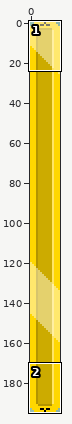
Sprite sheet: prjVenomBite/sprites/healthbarBorder_spr/layers/4730e3c6-a5a5-4f96-bc3c-9ba4aff04918/ed80b9fc-e395-4795-88f9-5047a7a02e67.png. The picture above shows the old version from afar; the outline marks the close-up.
Close-up. Before the commit:
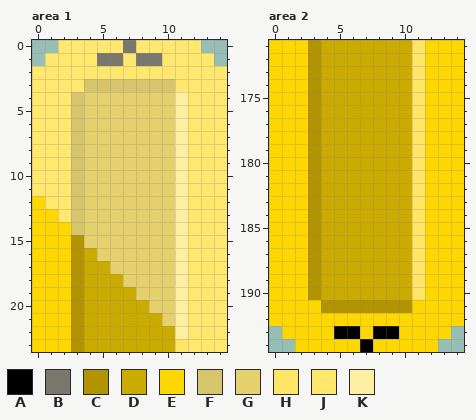
The file is 30x390 pixels, drawn in blocks of 2x2; one block is one cell here. Shown: area 1: x 0..14, y 0..23; area 2: x 0..14, y 171..194.
Palette (. is transparent): A #000000  B #7a786d  C #b29400  D #ccab00  E #ffd700  F #d6c56d  G #e4d16d  H #ffe565  J #ffe86d  K #ffefa2
Pixels before, area 1, first column x 0:
 0 ..JJJJJBJJJJJ..
 1 .JJJJBBJBBJJJJ.
 2 JJJJJJJJJJJJJJJ
 3 JJJJFFFFFFFJJJJ
 4 JJJFGGGGGGGKJJJ
 5 JJJFGGGGGGGKJJJ
 6 JJJFGGGGGGGKJJJ
 7 JJJFGGGGGGGKJJJ
 8 JJJFGGGGGGGKJJJ
 9 JJJFGGGGGGGKJJJ
10 JJJFGGGGGGGKJJJ
11 JJJFGGGGGGGKJJJ
12 EJJFGGGGGGGKJJJ
13 EEJFGGGGGGGKJJJ
14 EEEFGGGGGGGKJJJ
15 EEECGGGGGGGKJJJ
16 EEECDGGGGGGKJJJ
17 EEECDDGGGGGKJJJ
18 EEECDDDGGGGKJJJ
19 EEECDDDDGGGKJJJ
20 EEECDDDDDGGKJJJ
21 EEECDDDDDDGKJJJ
22 EEECDDDDDDDKJJJ
23 EEECDDDDDDDHJJJ
Pixels before, area 2, first column x 0:
171 EEECDDDDDDDHEEE
172 EEECDDDDDDDHEEE
173 EEECDDDDDDDHEEE
174 EEECDDDDDDDHEEE
175 EEECDDDDDDDHEEE
176 EEECDDDDDDDHEEE
177 EEECDDDDDDDHEEE
178 EEECDDDDDDDHEEE
179 EEECDDDDDDDHEEE
180 EEECDDDDDDDHEEE
181 EEECDDDDDDDHEEE
182 EEECDDDDDDDHEEE
183 EEECDDDDDDDHEEE
184 EEECDDDDDDDHEEE
185 EEECDDDDDDDHEEE
186 EEECDDDDDDDHEEE
187 EEECDDDDDDDHEEE
188 EEECDDDDDDDHEEE
189 EEECDDDDDDDHEEE
190 EEECDDDDDDDHEEE
191 EEEECCCCCCCEEEE
192 EEEEEEEEEEEEEEE
193 .EEEEAAEAAEEEE.
194 ..EEEEEAEEEEE..
After the commit:
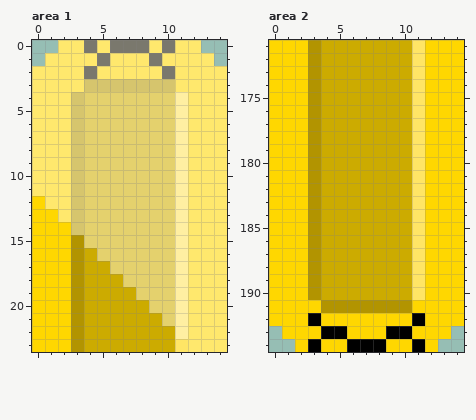
Difference:
Area 1:
y 0: x 4 J -> B; x 6 J -> B; x 8 J -> B; x 10 J -> B
y 1: x 6 B -> J; x 8 B -> J
y 2: x 4 J -> B; x 10 J -> B
Area 2:
y 192: x 3 E -> A; x 11 E -> A
y 193: x 4 E -> A; x 6 A -> E; x 8 A -> E; x 10 E -> A
y 194: x 3 E -> A; x 6 E -> A; x 8 E -> A; x 11 E -> A
Pixel boxes of the changes (left, top, right, bottom) in both close-ups:
changed: (84, 40, 175, 79)
changed: (308, 313, 425, 352)
